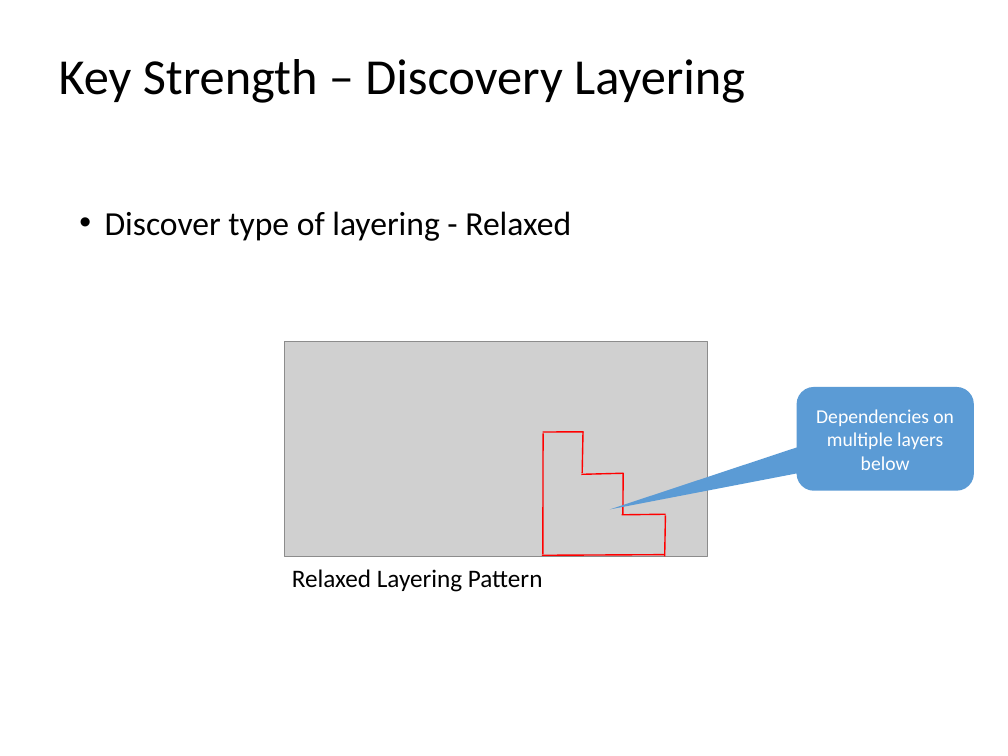
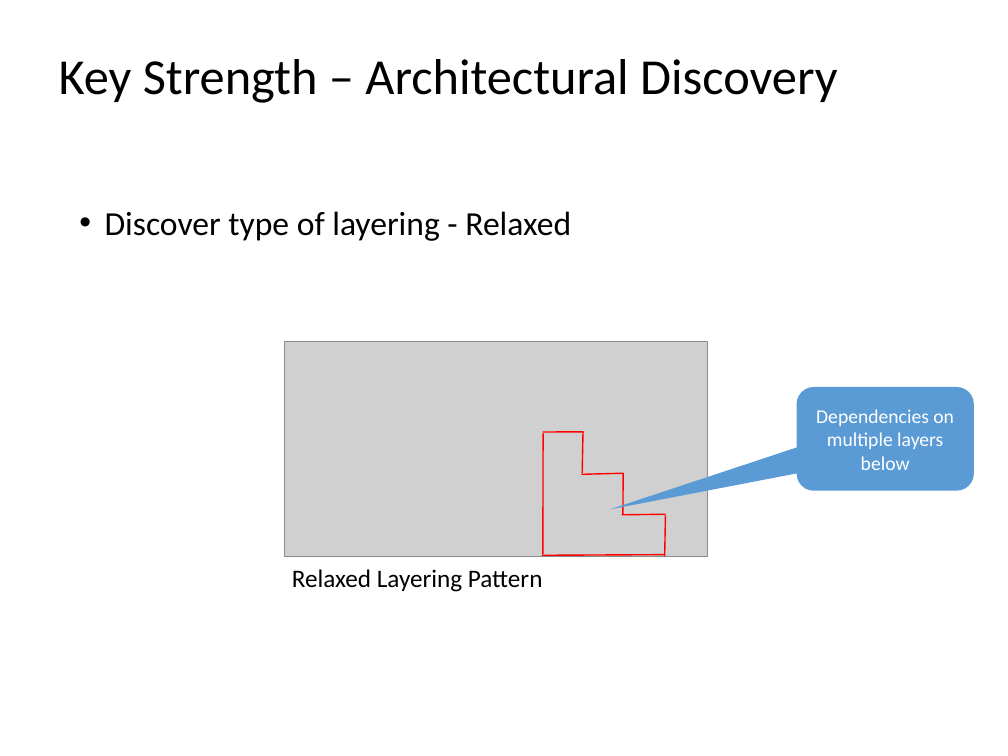
Before and after one commit to dsmsuite/dsmsuite.github.io, a slide deck: slide 23 of documents/DsmPresentation.pptx (slide 22 before the commit). Drawn at 1008x756 pixels with LibreOffice and Linux fonts; fonts in the diff are those of the drawing; grey boxes stand for pictures. Boxes give left, top, right and bottom in pixels: in the first picture for what was removed or moved away, otherwise in the second. Text is boxed around its words. In the diff, an @@ line names an element or a change of style, - is before the commit and + after.

```diff
--- a/documents/DsmPresentation.pptx
+++ b/documents/DsmPresentation.pptx
@@ text at bbox=[59, 59, 837, 103]: text changed @@
-Key Strength – Discovery Layering
+Key Strength – Architectural Discovery
```
Also in this commit, not shown: 24 other slides changed, 20 slides added, 4 slides removed.
